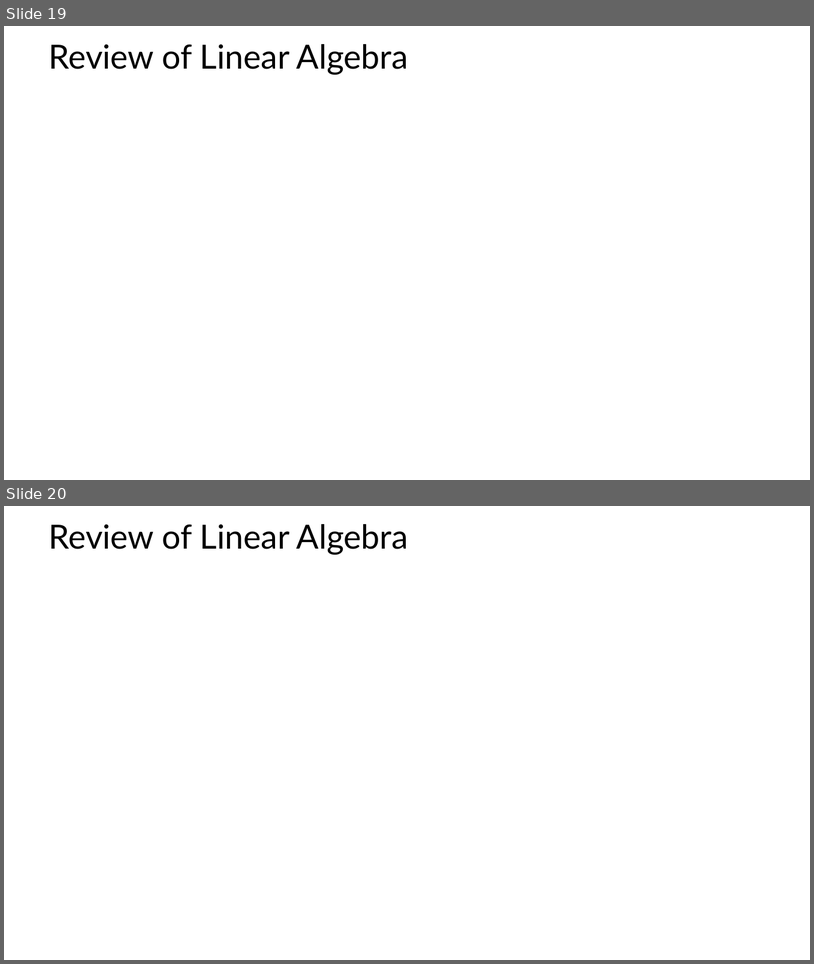
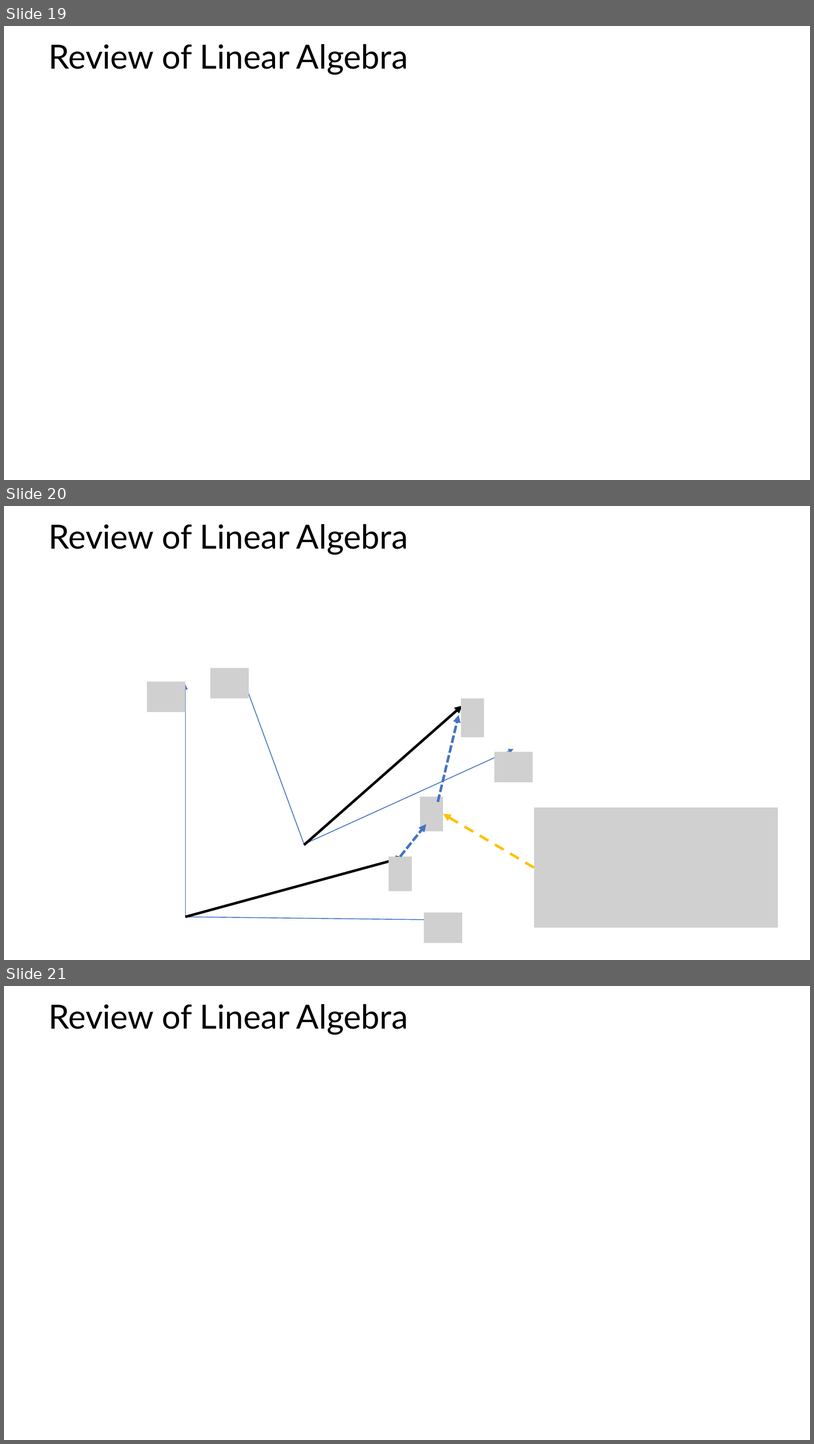
Before and after one commit to StephenElston/CSCI-E25, a slide deck: SupplementaryMaterial/ReviewOfLinearAlgebra.pptx. Shown one above the other, each under a label of ours: slides 19 and 20 before the commit, slides 19, 20 and 21 after it. The pictures are 814x964 and 814x1444 pixels, drawn with LibreOffice and Linux fonts; fonts in the diff are those of the drawing; grey boxes stand for pictures. Boxes give left, top, right and bottom in pixels: in the first picture for what was removed or moved away, otherwise in the second. Text is boxed around its words. In the diff, an @@ line names an element or a change of style, - is before the commit and + after.

Commit message:
Updated review slide deck to new version

```diff
--- a/SupplementaryMaterial/ReviewOfLinearAlgebra.pptx
+++ b/SupplementaryMaterial/ReviewOfLinearAlgebra.pptx
@@ slide 20 added at [4, 506, 810, 960], background #FFFFFF @@
@@ title added at [48, 524, 408, 555], 39.6 pt, text #000000 @@
+Review of Linear Algebra
@@ picture added at [210, 667, 249, 698] @@
@@ picture added at [147, 681, 185, 712] @@
@@ arrow added from (185, 917) to (185, 684), #4472C4 1 pt @@
@@ arrow added from (304, 844) to (243, 677), #4472C4 1 pt @@
@@ picture added at [461, 699, 485, 737] @@
@@ arrow added from (304, 845) to (462, 706), #000000 3 pt @@
@@ arrow added from (438, 802) to (459, 715), #4472C4 3 pt dashed @@
@@ arrow added from (304, 844) to (514, 749), #4472C4 1 pt @@
@@ picture added at [495, 751, 533, 782] @@
@@ picture added at [420, 796, 443, 831] @@
@@ picture added at [534, 807, 779, 928] @@
@@ arrow added from (400, 856) to (426, 824), #4472C4 3 pt dashed @@
@@ arrow added from (534, 867) to (443, 814), #FFC000 3 pt dashed @@
@@ arrow added from (185, 917) to (404, 857), #000000 3 pt @@
@@ picture added at [389, 856, 412, 891] @@
@@ arrow added from (185, 917) to (449, 920), #4472C4 1 pt @@
@@ picture added at [425, 912, 463, 942] @@
@@ what was slide 20 is now slide 21 @@
```
Also in this commit, not shown: 4 slides changed.
